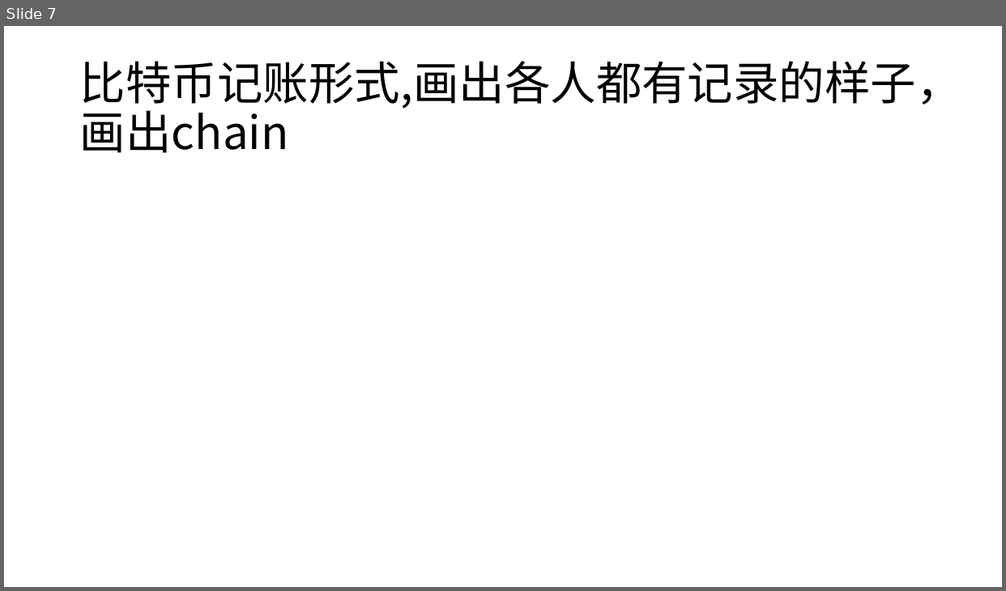
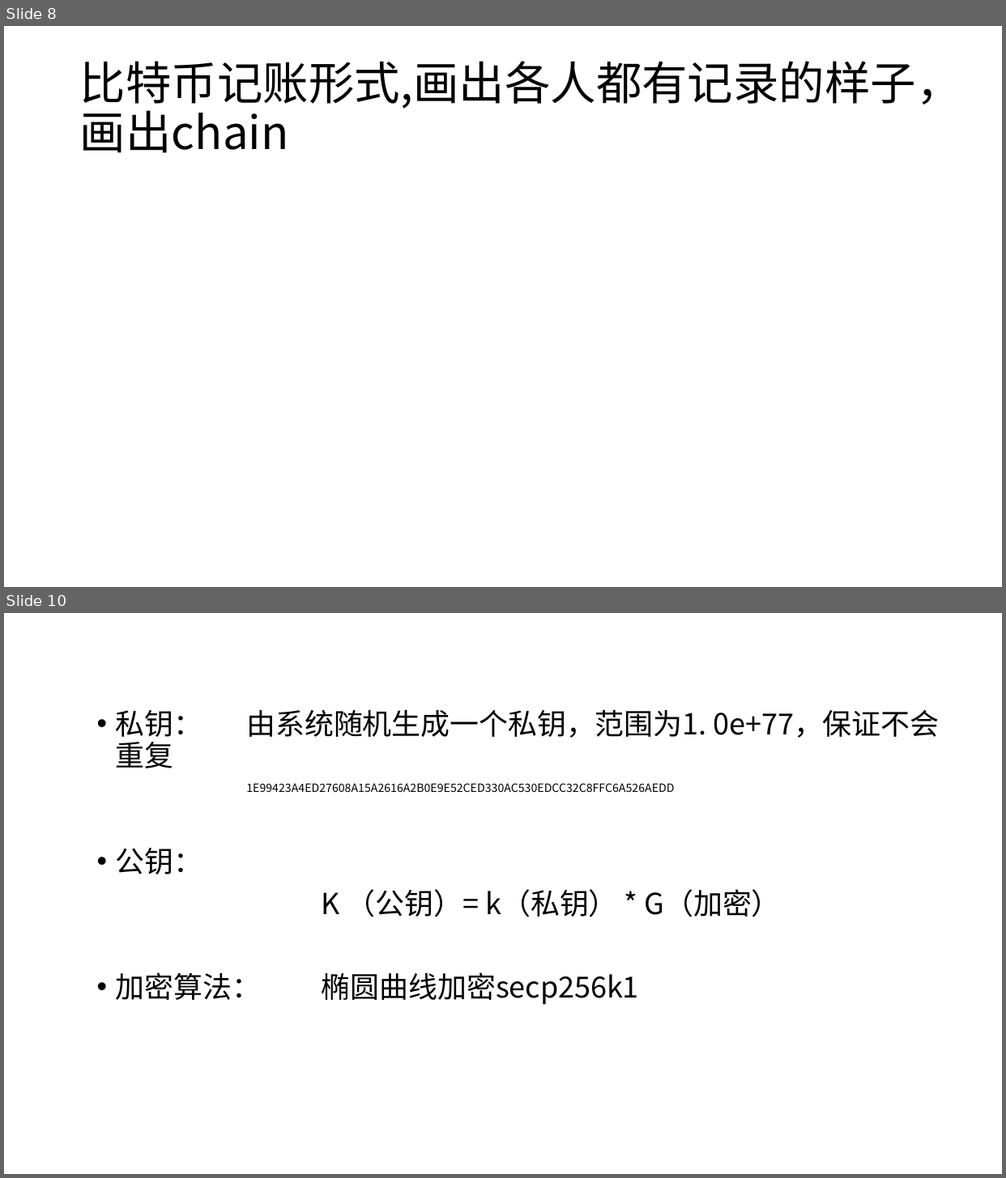
Before and after one commit to tdmm/blockchainppt, a slide deck: blockchain_intrduce.pptx. Shown one above the other, each under a label of ours: slide 7 before the commit, slides 8 and 10 after it; the slides between them are not shown. The pictures are 1006x591 and 1006x1178 pixels, drawn with LibreOffice and Linux fonts; fonts in the diff are those of the drawing. Boxes give left, top, right and bottom in pixels: in the first picture for what was removed or moved away, otherwise in the second. Text is boxed around its words. In the diff, an @@ line names an element or a change of style, - is before the commit and + after.

```diff
--- a/blockchain_intrduce.pptx
+++ b/blockchain_intrduce.pptx
@@ slide 10 added at <box>4,613,1002,1174</box>, background #FFFFFF @@
@@ text added at <box>116,709,940,1005</box>, 28 pt, text #000000 @@
+• 私钥： 由系统随机生成一个私钥，范围为1. 0e+77，保证不会 重复
+1E99423A4ED27608A15A2616A2B0E9E52CED330AC530EDCC32C8FFC6A526AEDD
+• 公钥：
+K （公钥）= k（私钥） * G（加密）
+• 加密算法： 椭圆曲线加密secp256k1
@@ what was slide 7 is now slide 8 @@
```
Also in this commit, not shown: 1 slide changed, 10 other slides added, 5 slides removed, 2 other files.
